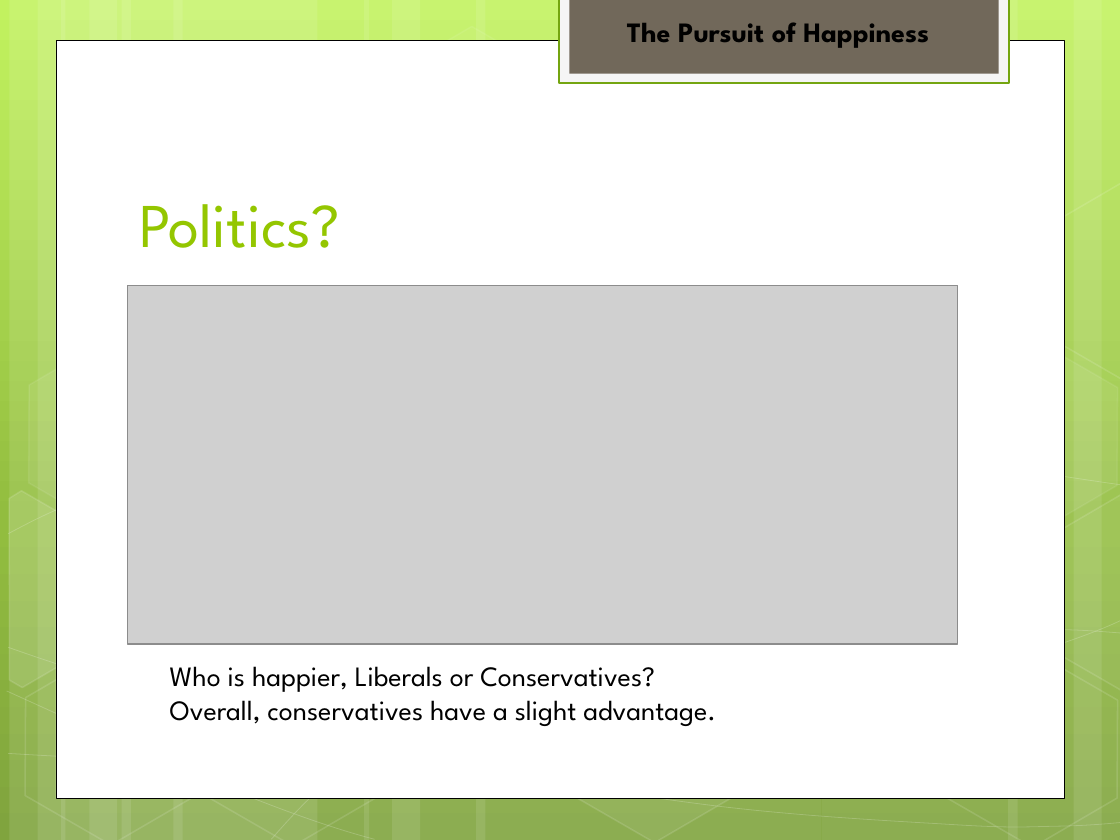
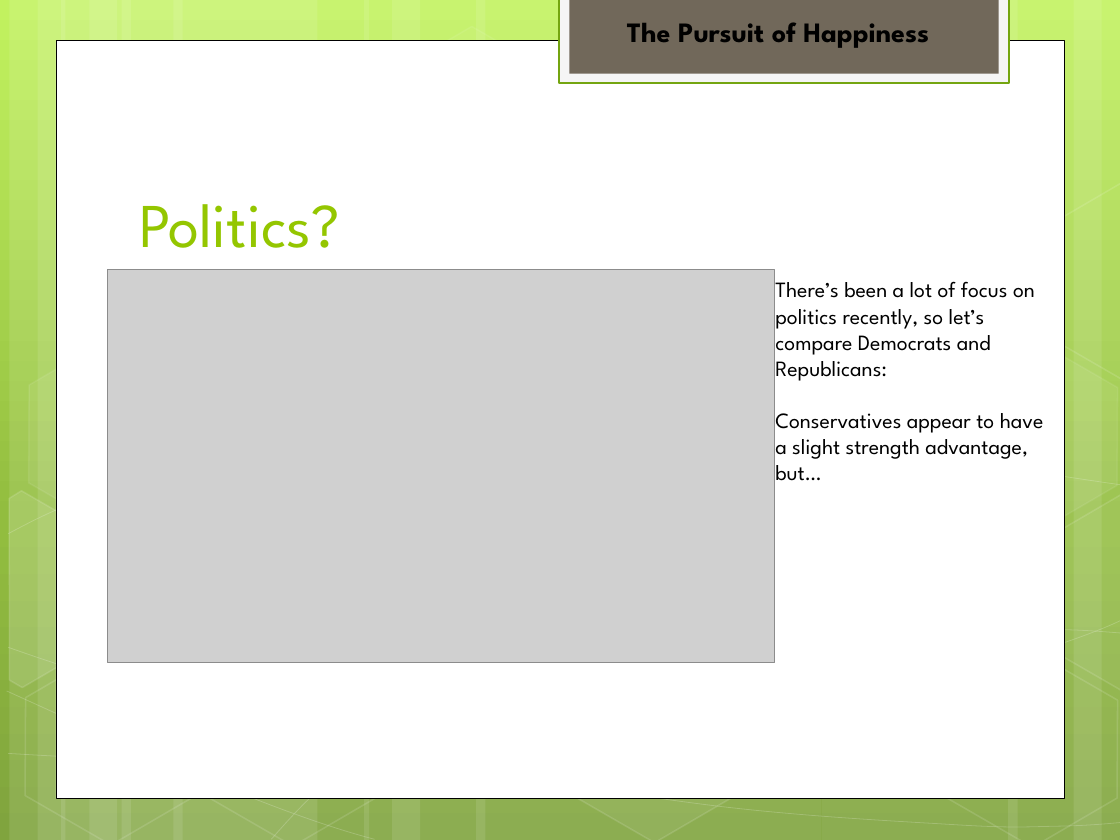
Before and after one commit to jeffbaronp3/BARON_DSC530_TermProject, a slide deck: slide 14 of The Pursuit of Happiness.pptx (slide 12 before the commit). Drawn at 1120x840 pixels with LibreOffice and Linux fonts; fonts in the diff are those of the drawing; grey boxes stand for pictures. Boxes give left, top, right and bottom in pixels: in the first picture for what was removed or moved away, otherwise in the second. Text is boxed around its words. In the diff, an @@ line names an element or a change of style, - is before the commit and + after.

```diff
--- a/The Pursuit of Happiness.pptx
+++ b/The Pursuit of Happiness.pptx
@@ picture: place and size @@
-picture at (128,286,958,644)
+picture at (108,270,775,663)
@@ text at (775,281,1044,481): text changed; size 18 to 14 pt @@
-Who is happier, Liberals or Conservatives?
-Overall, conservatives have a slight advantage.
+There’s been a lot of focus on politics recently, so let’s compare Democrats and Republicans:
+Conservatives appear to have a slight strength advantage, but…
```
Also in this commit, not shown: 10 other slides changed, 3 slides added, 4 other files.
